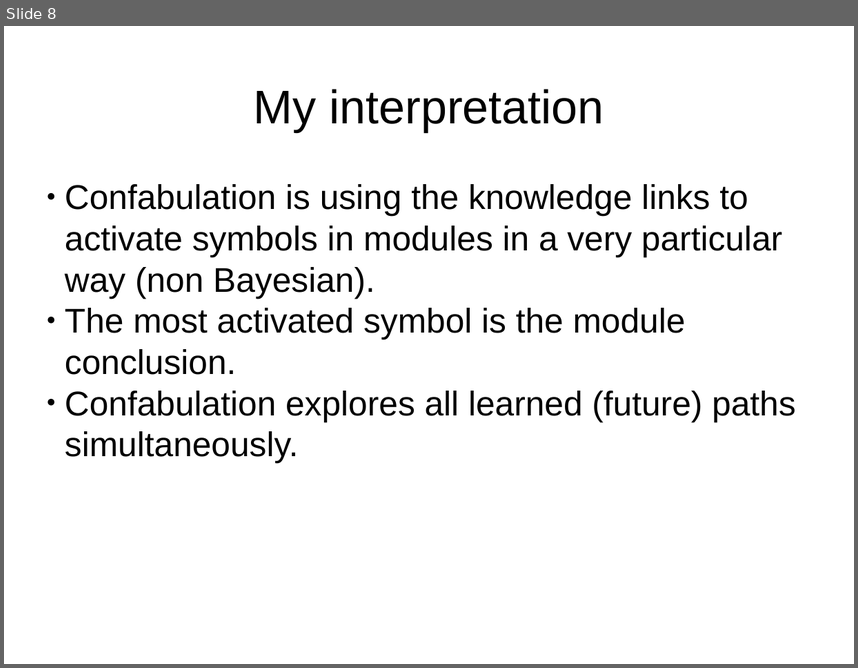
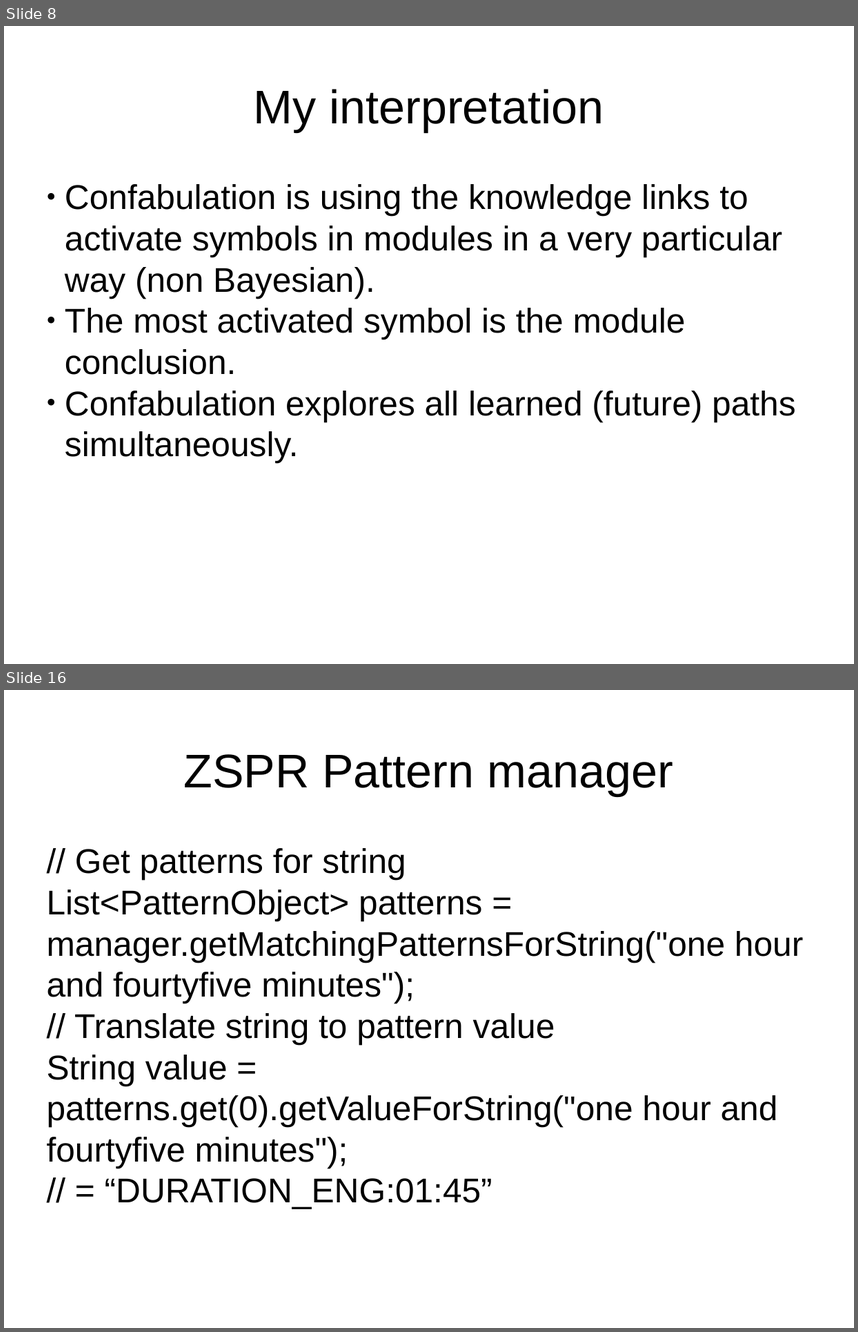
Before and after one commit to DyzLecticus/Zeesoft, a slide deck: V3.0/doc/Zeesoft Open Source Artificial Cognition.odp. Shown one above the other, each under a label of ours: slide 8 before the commit, slides 8 and 16 after it; the slides between them are not shown. The pictures are 858x668 and 858x1332 pixels, drawn with LibreOffice and Linux fonts; fonts in the diff are those of the drawing. Boxes give left, top, right and bottom in pixels: in the first picture for what was removed or moved away, otherwise in the second. Text is boxed around its words. In the diff, an @@ line names an element or a change of style, - is before the commit and + after.

Commit message:
Improved pattern manager interface
Improved documentation

```diff
--- a/V3.0/doc/Zeesoft Open Source Artificial Cognition.odp
+++ b/V3.0/doc/Zeesoft Open Source Artificial Cognition.odp
@@ slide 16 added at bbox=[4, 690, 854, 1328], background #FFFFFF @@
@@ title added at bbox=[184, 754, 673, 796], 44 pt, text #000000 @@
+ZSPR Pattern manager
@@ subtitle added at bbox=[47, 848, 803, 1209], 32 pt, text #000000 @@
+// Get patterns for string
+List<PatternObject> patterns = manager.getMatchingPatternsForString("one hour and fourtyfive minutes");
+// Translate string to pattern value
+String value = patterns.get(0).getValueForString("one hour and fourtyfive minutes");
+// = “DURATION_ENG:01:45”
```
Also in this commit, not shown: 2 slides changed, 6 other slides added, 3 other files.
